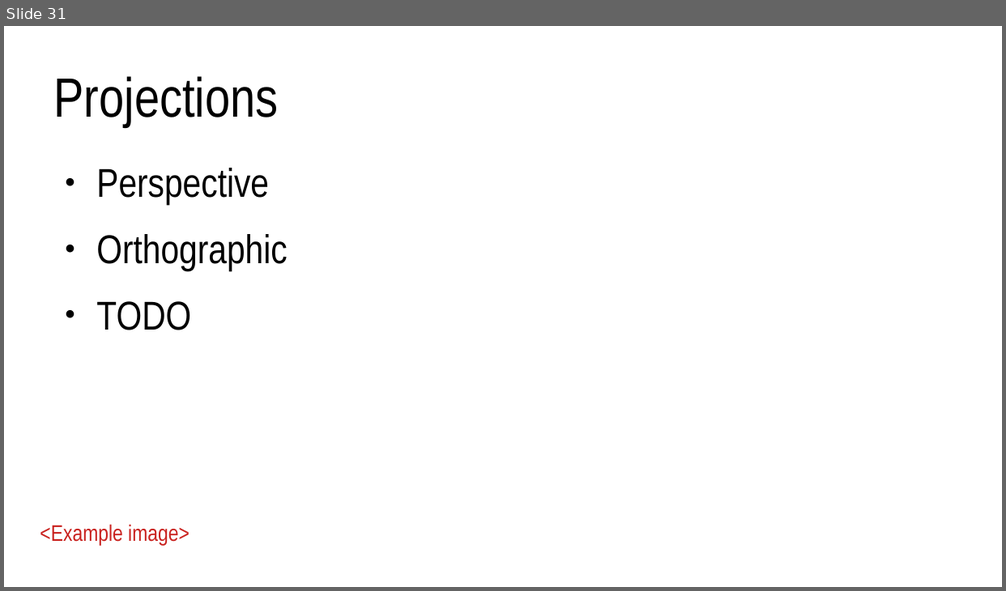
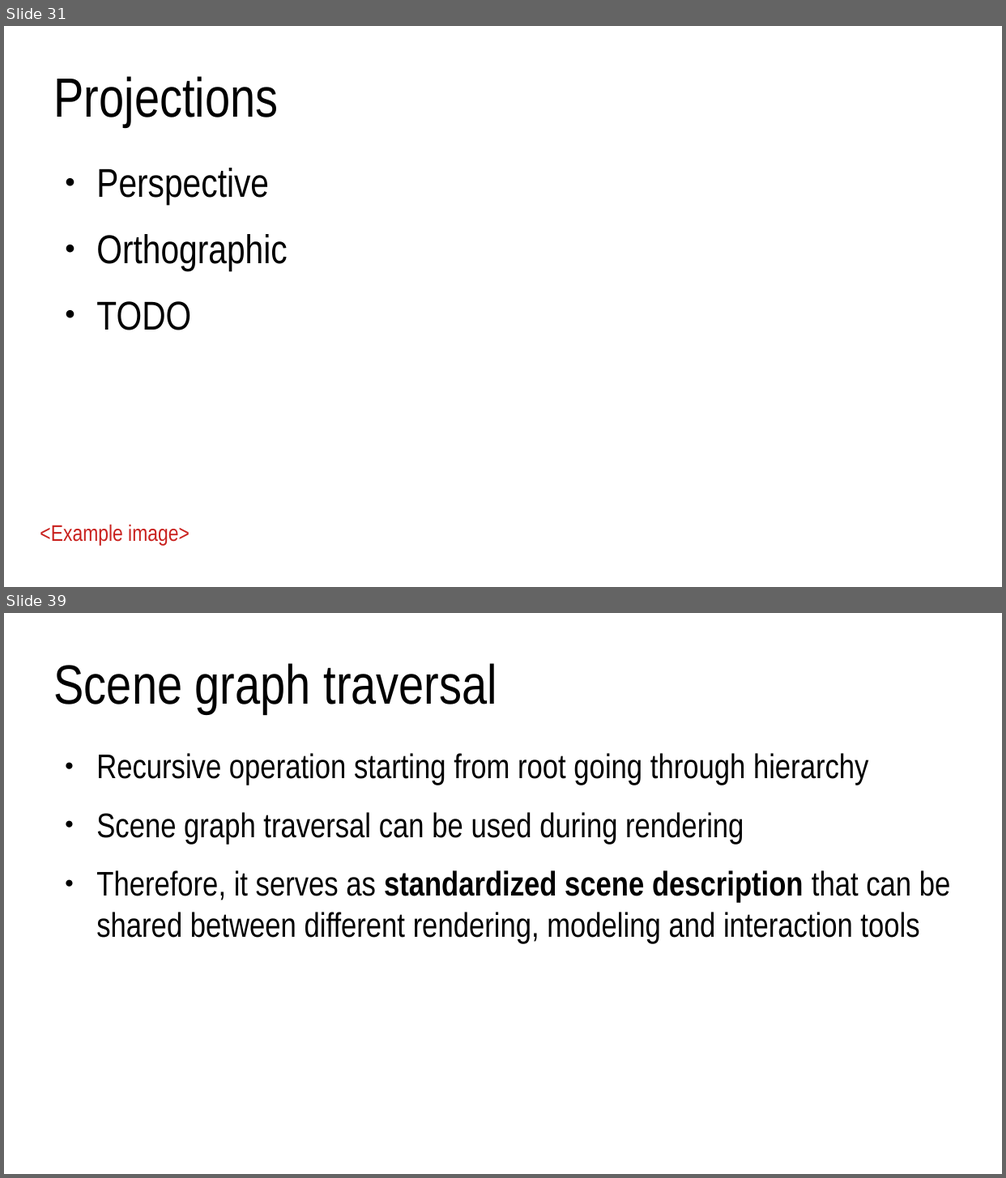
Before and after one commit to lorentzo/IntroductionToComputerGraphics, a slide deck: lectures/3_foundations_3d_scene/3_5_transformations.odp. Shown one above the other, each under a label of ours: slide 31 before the commit, slides 31 and 39 after it; the slides between them are not shown. The pictures are 1006x591 and 1006x1178 pixels, drawn with LibreOffice and Linux fonts; fonts in the diff are those of the drawing. Boxes give left, top, right and bottom in pixels: in the first picture for what was removed or moved away, otherwise in the second. Text is boxed around its words. In the diff, an @@ line names an element or a change of style, - is before the commit and + after.

```diff
--- a/lectures/3_foundations_3d_scene/3_5_transformations.odp
+++ b/lectures/3_foundations_3d_scene/3_5_transformations.odp
@@ slide 39 added at (4, 613, 1002, 1174), background #FFFFFF @@
@@ title added at (54, 663, 498, 714), 44 pt, text #000000 @@
+Scene graph traversal
@@ text added at (96, 753, 951, 943), 27.2 pt, text #000000 @@
+● Recursive operation starting from root going through hierarchy
+● Scene graph traversal can be used during rendering
+● Therefore, it serves as standardized scene description that can be shared between different rendering, modeling and interaction tools
```
Also in this commit, not shown: 1 slide changed, 12 other slides added, 4 other files.
